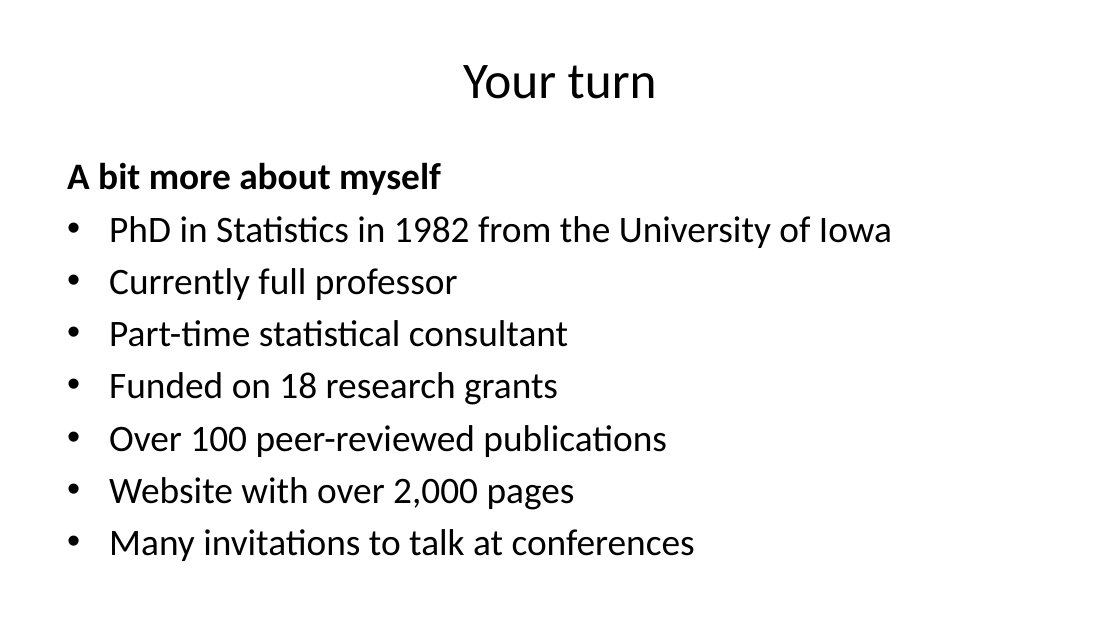
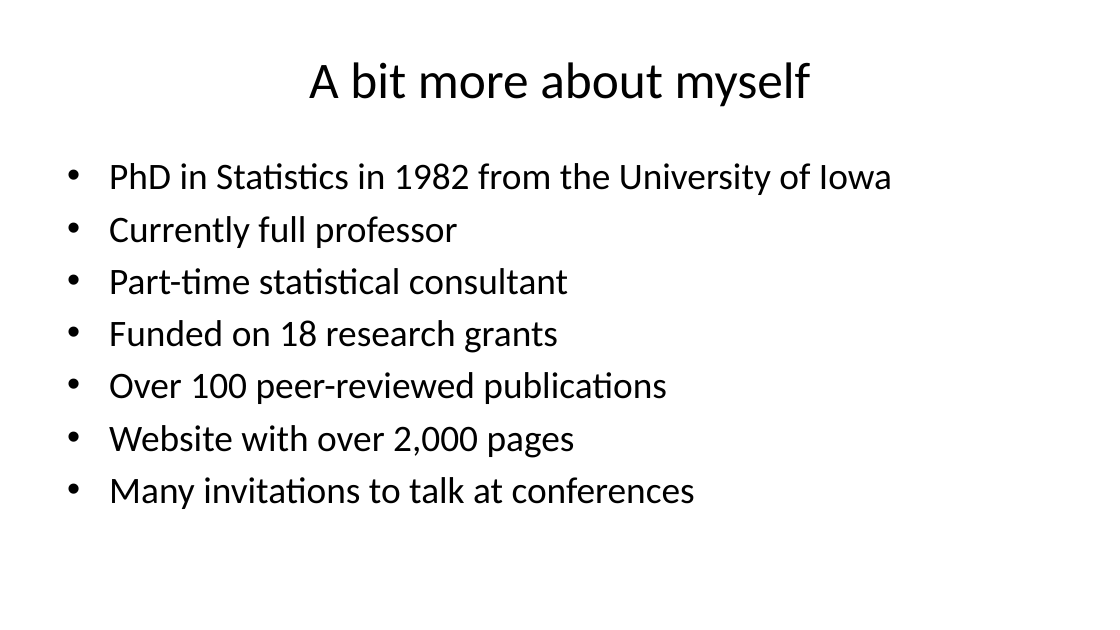
Before and after one commit to pmean/talks, a slide deck: slide 4 of clinical-statistics/day-one.pptx (slide 3 before the commit). Drawn at 1120x630 pixels with LibreOffice and Linux fonts; fonts in the diff are those of the drawing. Boxes give left, top, right and bottom in pixels: in the first picture for what was removed or moved away, otherwise in the second. Text is boxed around its words. In the diff, an @@ line names an element or a change of style, - is before the commit and + after.

```diff
--- a/clinical-statistics/day-one.pptx
+++ b/clinical-statistics/day-one.pptx
@@ title at bbox=[309, 62, 811, 107]: text changed @@
-Your turn
+A bit more about myself
@@ text at bbox=[67, 162, 441, 195]: paragraph removed @@
-A bit more about myself
```
Also in this commit, not shown: 8 other slides changed, 34 slides added, 5 slides removed, 22 other files.
